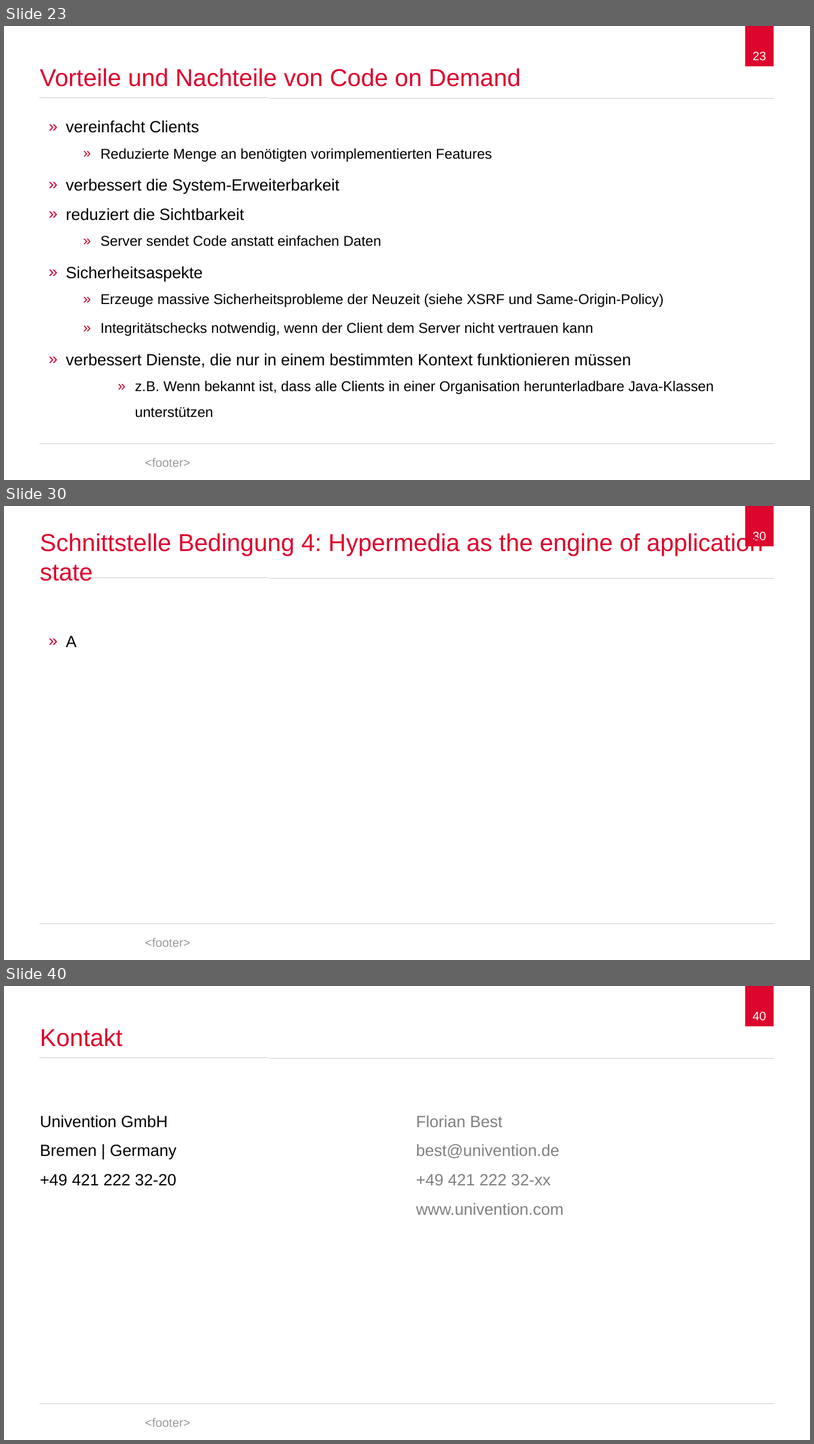
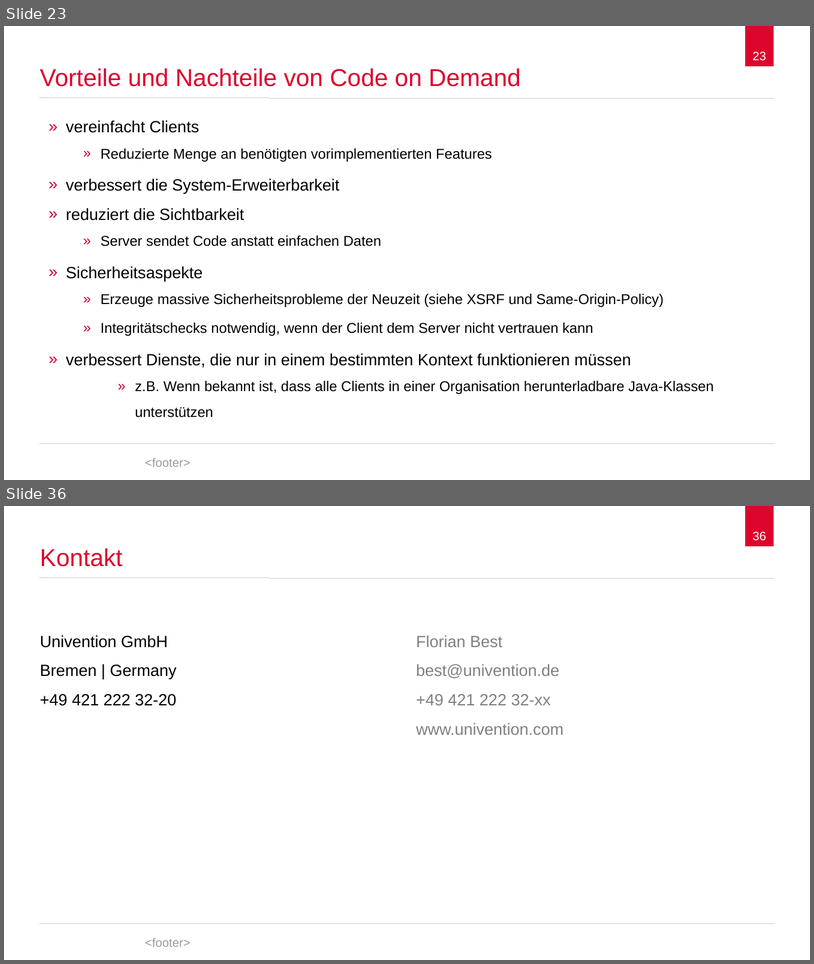
Before and after one commit to spaceone/presentations, a slide deck: representational-state-transfer/representational-state-transfer.odp. Shown one above the other, each under a label of ours: slides 23, 30 and 40 before the commit, slides 23 and 36 after it; the slides between them are not shown. The pictures are 814x1444 and 814x964 pixels, drawn with LibreOffice and Linux fonts; fonts in the diff are those of the drawing; background and template pictures are left out. Boxes give left, top, right and bottom in pixels: in the first picture for what was removed or moved away, otherwise in the second. Text is boxed around its words. In the diff, an @@ line names an element or a change of style, - is before the commit and + after.

Commit message:
Push current state

```diff
--- a/representational-state-transfer/representational-state-transfer.odp
+++ b/representational-state-transfer/representational-state-transfer.odp
@@ slide 30 removed at (4, 506, 810, 960), background #FFFFFF; not listed: 5 template elements that a slide beside it also shows @@
@@ title removed at (40, 532, 764, 581) @@
-Schnittstelle Bedingung 4: Hypermedia as the engine of application state
@@ text removed at (66, 636, 77, 647) @@
-» A
@@ what was slide 40 is now slide 36 @@
@@ page number at (753, 532, 767, 541): text changed @@
-40
+36
```
Also in this commit, not shown: 10 slides changed, 5 slides added, 8 other slides removed, 3 other files.
